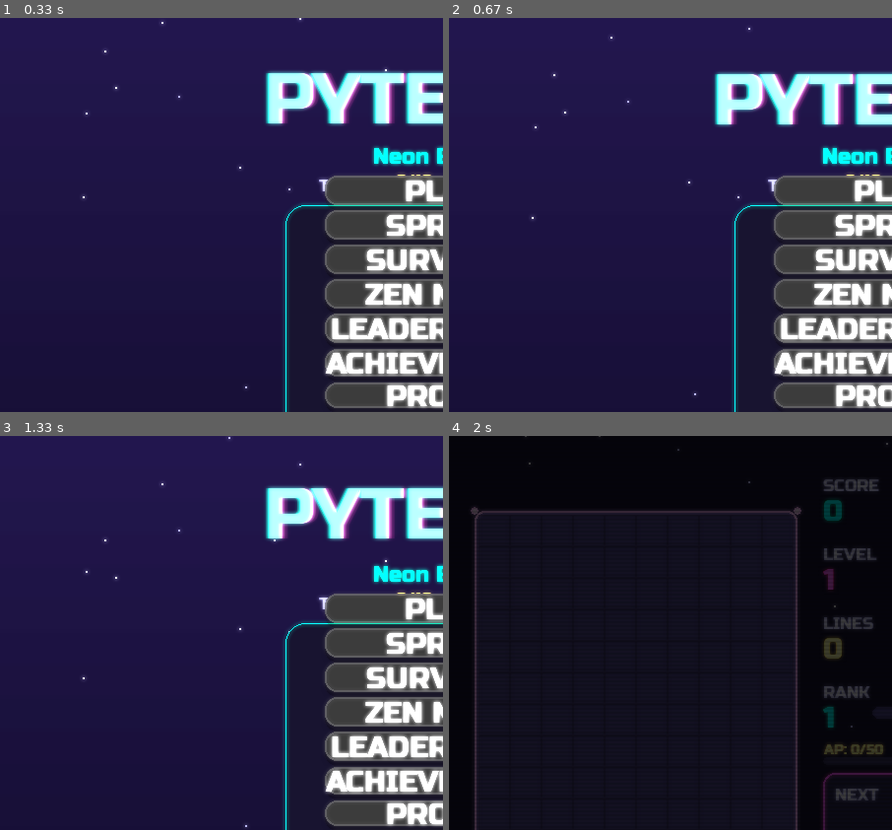
Above: before the commit, frames 1-4 (two rows, left to right).
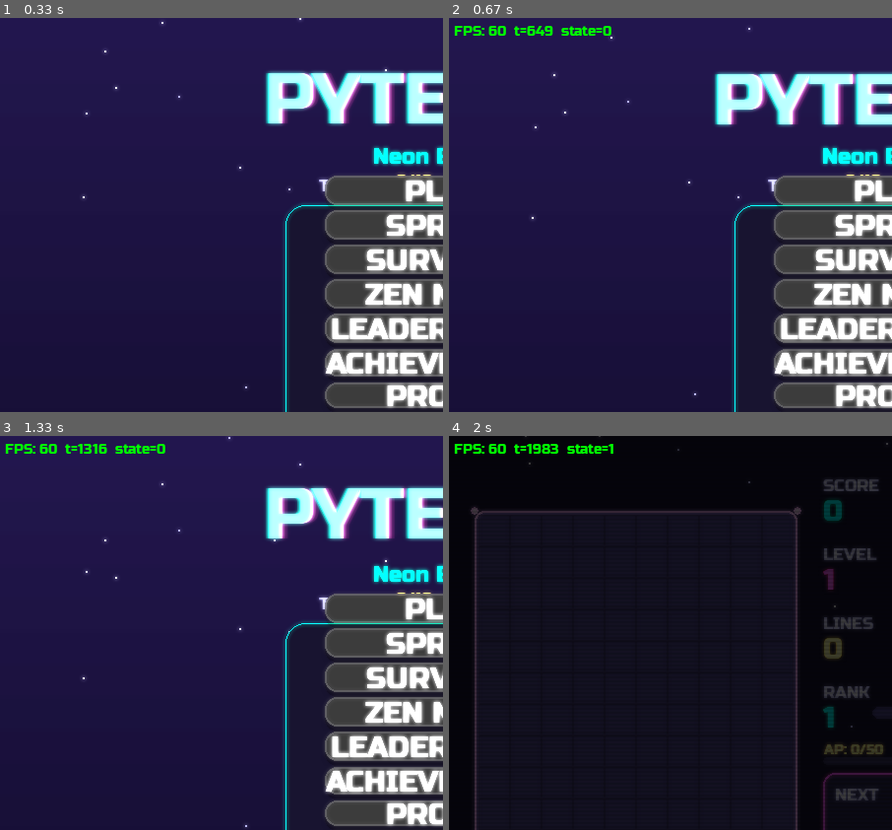
Above: after the commit, the same moments.

Repository: Folombas/PyGame2026
Game: pygame game, started from PyTetris/main.py
Same seed, same stepped clock (60 frames per second), same inputs: the game is played once before the commit and once after it.
Inputs:
- Up to frame 1 (0.33 s): no input
- Up to frame 2 (0.67 s): hold F3 from 0.33 s (still down); hold Up from 0.33 s (still down)
- Up to frame 3 (1.33 s): release F3 at 0.8 s; release Up at 0.8 s; hold F11 0.83-1.3 s; hold Up 0.83-1.3 s
- Up to frame 4 (2 s): click "🏅 0/10 🃏 0/20" at 1.88 s
The pictures show only the part of the screen within x 0-50%, y 0-50%; the shares and areas given below are measured in that part.

Frame 1 is identical in both runs. In frame 2, 0.5% of the frame differs, in the area x 1-37%, y 2-5%; in frame 3, 0.5%; in frame 4, 0.5%, in the area x 1-38%, y 2-5%.

Commit message:
feat(debug): add FPS counter and F3 debug overlay

Diff:
--- a/PyTetris/main.py
+++ b/PyTetris/main.py
@@ -38,6 +38,7 @@
 os.environ['SDL_VIDEO_CENTERED'] = '1'  # центрируем окно на экране
 screen = pygame.display.set_mode((S.WIDTH, S.HEIGHT))
 is_fullscreen = False
+debug_overlay = False
 clock = pygame.time.Clock()
 
 MENU, PLAY, PAUSE, OVER, SCORES, ACHS, DAILY, SETTINGS, COLLECTION, SHOP, CALENDAR, PROFILE, WEEKLY = range(13)
@@ -374,7 +375,10 @@
             set_state(PAUSE)
             print('⏸ Авто-пауза (потеря фокуса)')
         if e.type == pygame.KEYDOWN:
-            if e.key == pygame.K_F11:
+            if e.key == pygame.K_F3:
+                global debug_overlay
+                debug_overlay = not debug_overlay
+            elif e.key == pygame.K_F11:
                 toggle_fullscreen()
             elif e.key == pygame.K_F5:
                 from meta import export_save
@@ -850,6 +854,11 @@
         fs.set_alpha(transition_alpha)
         screen.blit(fs, (0, 0))
 
+    if debug_overlay:
+        fps = clock.get_fps()
+        dbg = ui.F_TINY.render(f"FPS: {fps:.0f}  t={t}  state={state}", True, (0, 255, 0))
+        screen.blit(dbg, (5, 5))
+
     pygame.display.flip()
 
 pygame.quit()
